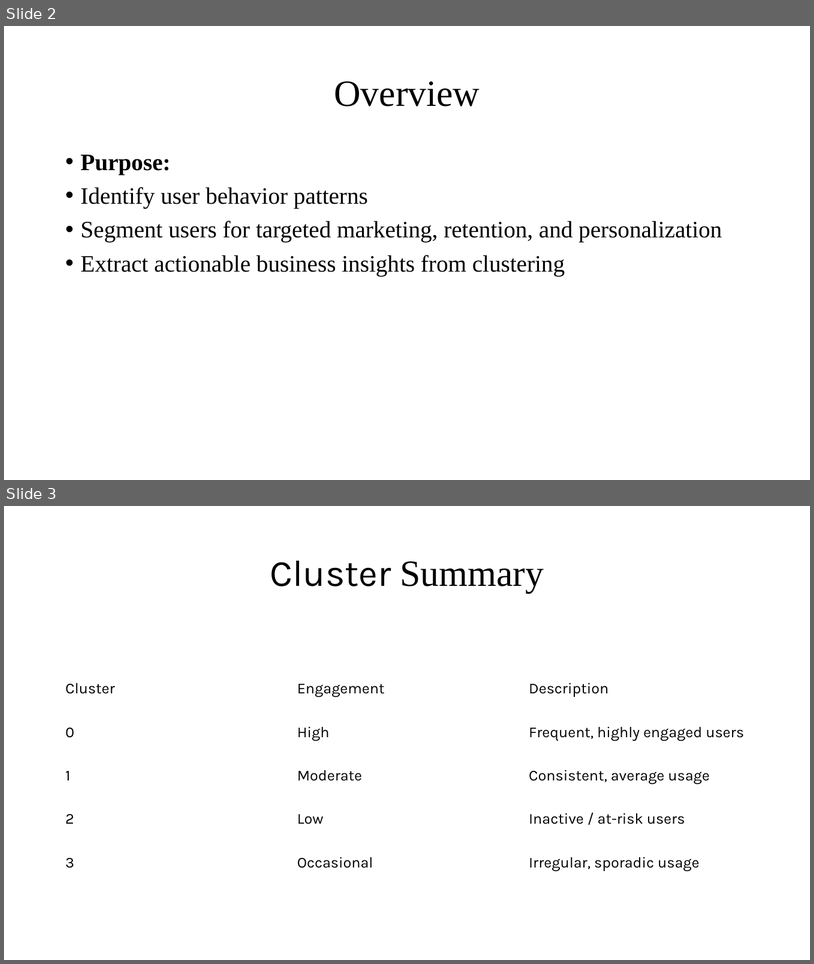
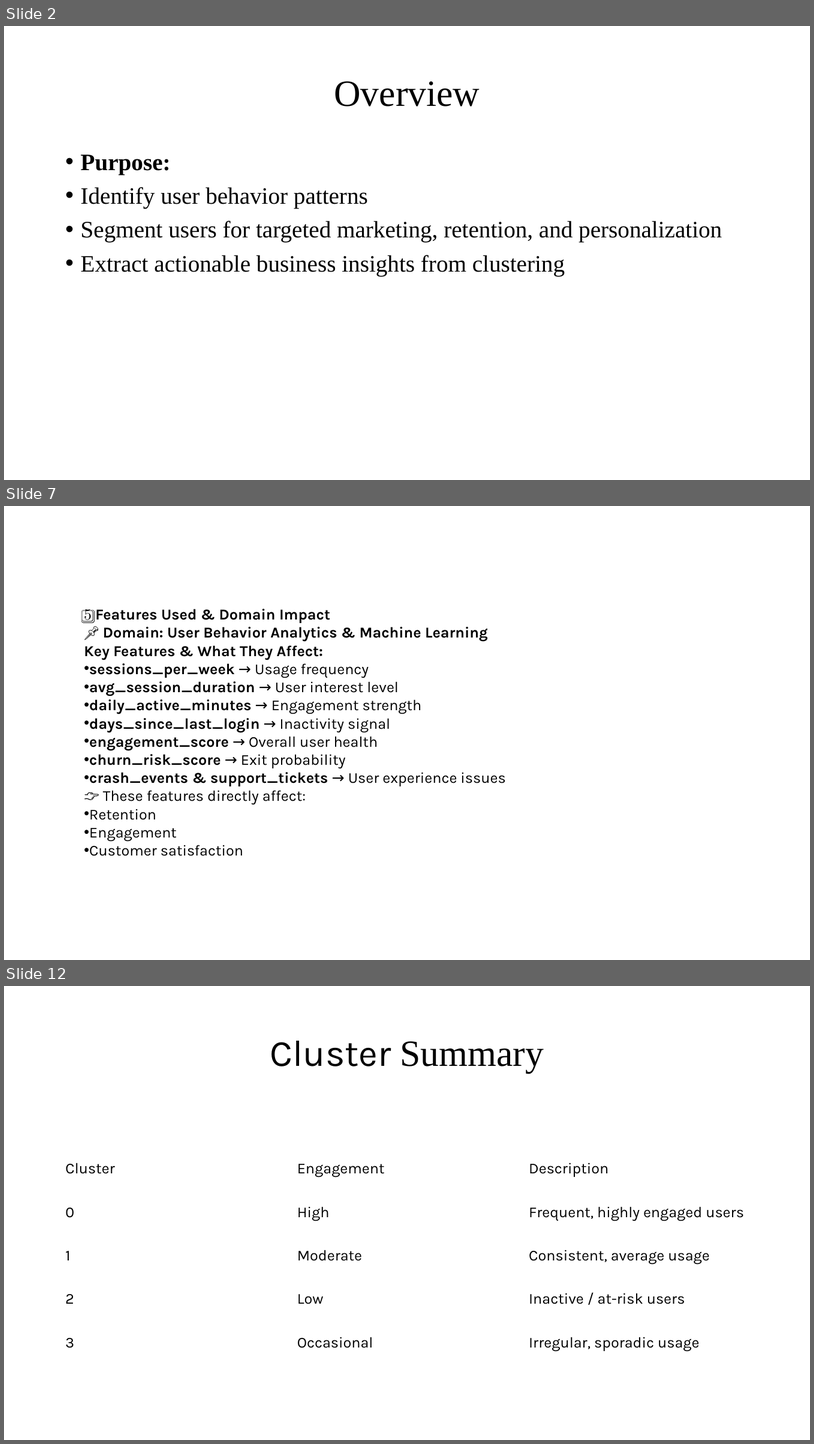
Before and after one commit to lakshmigojanece/-App-User-Behavior-Segmentation-Using-Unsupervised-Machine-Learning, a slide deck: App User Behavior Segmentation Using Unsupervised Machine Learning.ppt.pptx. Shown one above the other, each under a label of ours: slides 2 and 3 before the commit, slides 2, 7 and 12 after it; the slides between them are not shown. The pictures are 814x964 and 814x1444 pixels, drawn with LibreOffice and Linux fonts; fonts in the diff are those of the drawing. Boxes give left, top, right and bottom in pixels: in the first picture for what was removed or moved away, otherwise in the second. Text is boxed around its words. In the diff, an @@ line names an element or a change of style, - is before the commit and + after.

```diff
--- a/App User Behavior Segmentation Using Unsupervised Machine Learning.ppt.pptx
+++ b/App User Behavior Segmentation Using Unsupervised Machine Learning.ppt.pptx
@@ slide 7 added at bbox=[4, 506, 810, 960], background #FFFFFF @@
@@ text added at bbox=[84, 609, 506, 856], 18 pt, text #000000, bold @@
+5️⃣ Features Used & Domain Impact
+📌 Domain: User Behavior Analytics & Machine Learning
+Key Features & What They Affect:
+• sessions_per_week → Usage frequency
+• avg_session_duration → User interest level
+• daily_active_minutes → Engagement strength
+• days_since_last_login → Inactivity signal
+• engagement_score → Overall user health
+• churn_risk_score → Exit probability
+• crash_events & support_tickets → User experience issues
+👉 These features directly affect:
+• Retention
+• Engagement
+• Customer satisfaction
@@ what was slide 3 is now slide 12 @@
```
Also in this commit, not shown: 8 other slides added.
